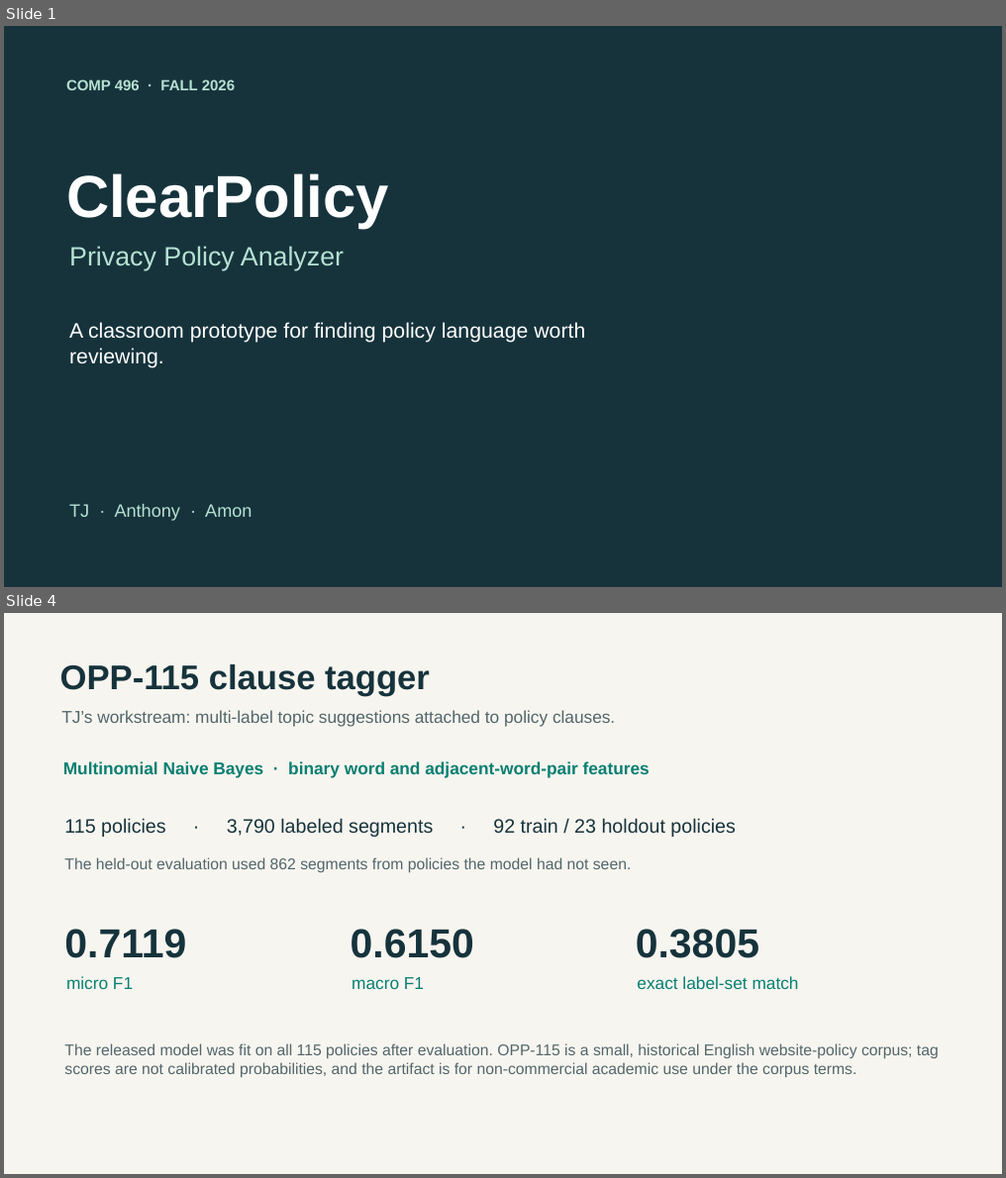
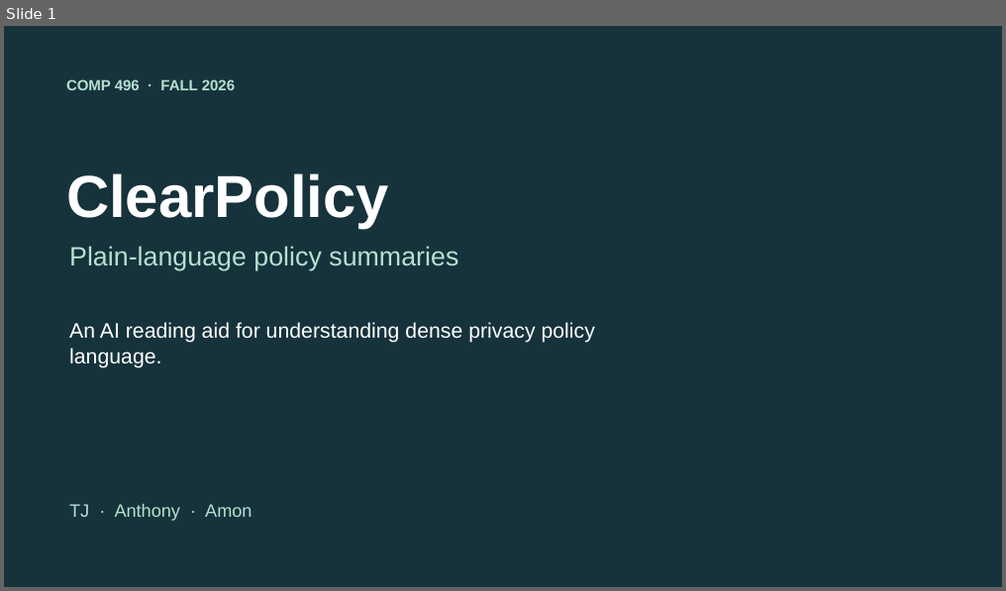
Before and after one commit to tjross28/Comp-496---TJ-Anthony-Amon-Prema, a slide deck: output/presentation/ClearPolicy_Project_Presentation.pptx. Shown one above the other, each under a label of ours: slides 1 and 4 before the commit, slide 1 after it; the slides between them are not shown. The pictures are 1006x1178 and 1006x591 pixels, drawn with LibreOffice and Linux fonts; fonts in the diff are those of the drawing. Boxes give left, top, right and bottom in pixels: in the first picture for what was removed or moved away, otherwise in the second. Text is boxed around its words. In the diff, an @@ line names an element or a change of style, - is before the commit and + after.

```diff
--- a/output/presentation/ClearPolicy_Project_Presentation.pptx
+++ b/output/presentation/ClearPolicy_Project_Presentation.pptx
@@ slide 4 removed at [4, 613, 1002, 1174], background #F7F5EF @@
@@ text removed at [60, 664, 430, 696] @@
-OPP-115 clause tagger
@@ text removed at [61, 710, 615, 727] @@
-TJ’s workstream: multi-label topic suggestions attached to policy clauses.
@@ text removed at [63, 761, 649, 778] @@
-Multinomial Naive Bayes · binary word and adjacent-word-pair features
@@ text removed at [64, 818, 735, 837] @@
-115 policies · 3,790 labeled segments · 92 train / 23 holdout policies
@@ text removed at [64, 858, 631, 873] @@
-The held-out evaluation used 862 segments from policies the model had not seen.
@@ text removed at [64, 929, 186, 959] @@
-0.7119
@@ text removed at [350, 929, 474, 959] @@
-0.6150
@@ text removed at [636, 929, 759, 959] @@
-0.3805
@@ text removed at [66, 976, 133, 989] @@
-micro F1
@@ text removed at [351, 977, 424, 989] @@
-macro F1
@@ text removed at [637, 976, 799, 989] @@
-exact label-set match
@@ text removed at [64, 1044, 939, 1078] @@
-The released model was fit on all 115 policies after evaluation. OPP-115 is a small, historical English website-policy corpus; tag scores are not calibrated probabilities, and the artifact is for non-commercial academic use under the corpus terms.
@@ slide 1 changed as well @@
@@ text at [69, 246, 458, 271]: text changed @@
-Privacy Policy Analyzer
+Plain-language policy summaries
@@ text at [69, 322, 595, 369]: text changed @@
-A classroom prototype for finding policy language worth reviewing.
+An AI reading aid for understanding dense privacy policy language.
```
Also in this commit, not shown: 3 other slides changed, 2 slides added, 1 other slide removed, 49 other files.
